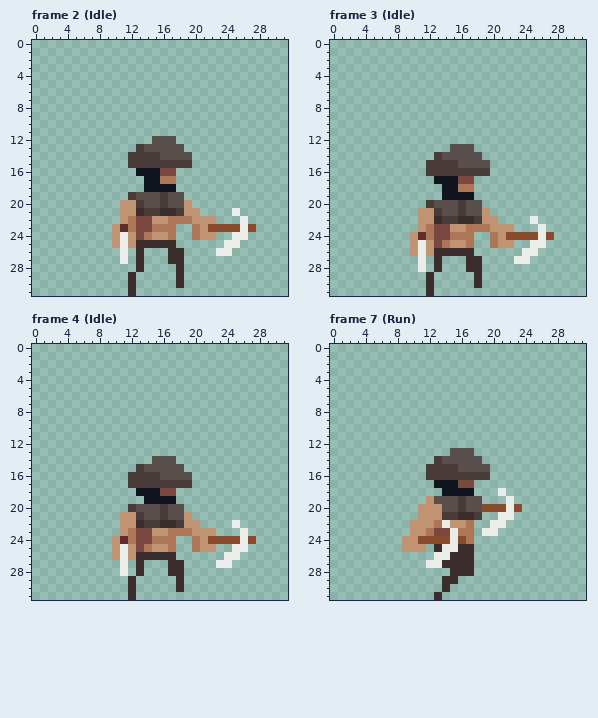
Two states of a pixel-art file, Assets/_Productions/Sprites/Character/Character_Praetor.aseprite. The picture above was drawn from the file before the commit.
32x32 pixels, 13 frames. Shown: frame 2 (Idle), frame 3 (Idle), frame 4 (Idle), frame 7 (Run). The commit also changed other frames, which this record leaves out.
Once edited:
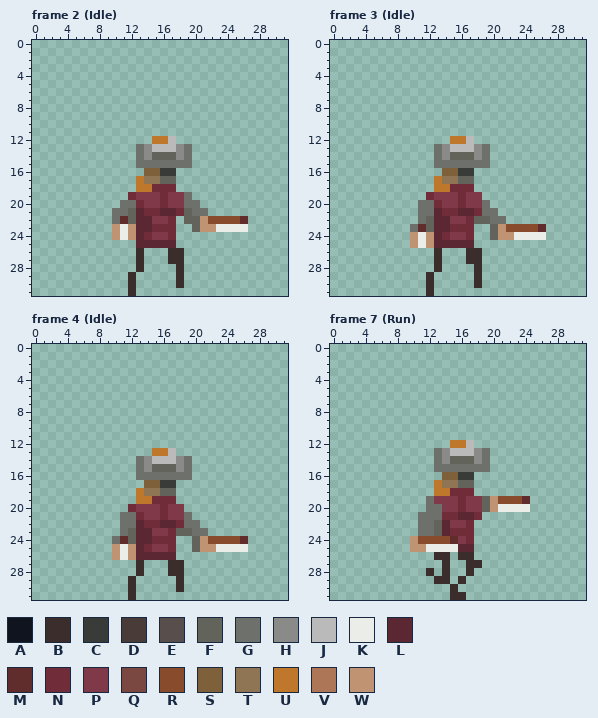
Palette (. is transparent): A #10141f  B #3b2d2b  C #393b38  D #483b38  E #584e4b  F #62635b  G #6e706b  H #8a8a89  J #bababa  K #ebede9  L #5a2732  M #602c2c  N #702c39  P #7f3949  Q #7a4841  R #884b2b  S #7e613b  T #8f7553  U #be772b  V #ad7757  W #c09473
Change:
layer "Dual/Dual" now shown
layer "Troops" now hidden
Changed rows in their new state; - is an unchanged pixel.
Frame 2 (Idle):
first column x 10:
12 -----UUJ----------
13 ---GHJJJHG--------
14 --.GHFFFHG--------
15 --.GGGGGGG--------
16 ---.SSCC----------
17 ---UTTFF----------
18 ---UUNNN----------
19 --NPPPNPPG--------
20 -GGNPPNPPGG-------
21 GGFLNNLLNFGG---.--
22 GMFLLPPN.FF-RRRRM-
23 -KWLLNNN--F-WKKK-.
24 ---LNPPN--...--..-
25 ...LLLLL------..--
26 -.-----------..---
27 -.----------------
Frame 3 (Idle):
first column x 10:
12 -----UUJ----------
13 ---GHJJJHG--------
14 ---GHFFFHG--------
15 --.GGGGGGG--------
16 --..SSCC..--------
17 ---UTTFF----------
18 ---UUNNN----------
19 --NPPPNPP---------
20 -GGNPPNPPG--------
21 -GGLNNLLNGG-------
22 -GFLLPPNFFGG---.--
23 GMFLLNNN..F-RRRRM-
24 -KWLNPPN--F-WKKK-.
25 ---LLLLL--...--..-
26 ...-...-B-----..--
27 -.-----------..---
28 -.-----.----------
Frame 4 (Idle):
first column x 10:
13 -----UUJ----------
14 ---GHJJJHG--------
15 ---GHFFFHG--------
16 --.GGGGGGG--------
17 --..SSCC..--------
18 ---UTTFF----------
19 ---UUNNN----------
20 --NPPPNPP---------
21 -GGNPPNPPG--------
22 -GGLNNLLNGG----.--
23 -GFLLPPNFFGG.---.-
24 G-FLLNNN--F-----M.
25 ---LNPPN--F--KK---
26 ---LLLLL------..--
27 -.-----------..---
28 -.----------------
Frame 7 (Run):
first column x 9:
12 ------UUJ-------
13 ----GHJJJHG-----
14 ----GHFFFHG-----
15 ---.GGGGGGG-----
16 ---..SSCC..-----
17 ----UTTFF-------
18 ----UUNNN---.---
19 ---GPPPNPPFWRRRM
20 --.GGPPNPPFWK-KK
21 --GGGNNLLN--..--
22 -.GGFLPPN--..---
23 -.GGFLNNN-..----
24 .-----MPN-------
25 .--KK--LL-------
26 ----BB.---------
27 ---..-..-B------
28 ---B-B..--------
29 ----B-.B--------
30 -----.B---------
31 ----.-BB--------
Pixel boxes of the changes (left, top, right, bottom) in both pictures:
changed: (112, 136, 256, 264)
changed: (410, 136, 554, 272)
changed: (112, 448, 256, 576)
changed: (402, 440, 530, 600)
